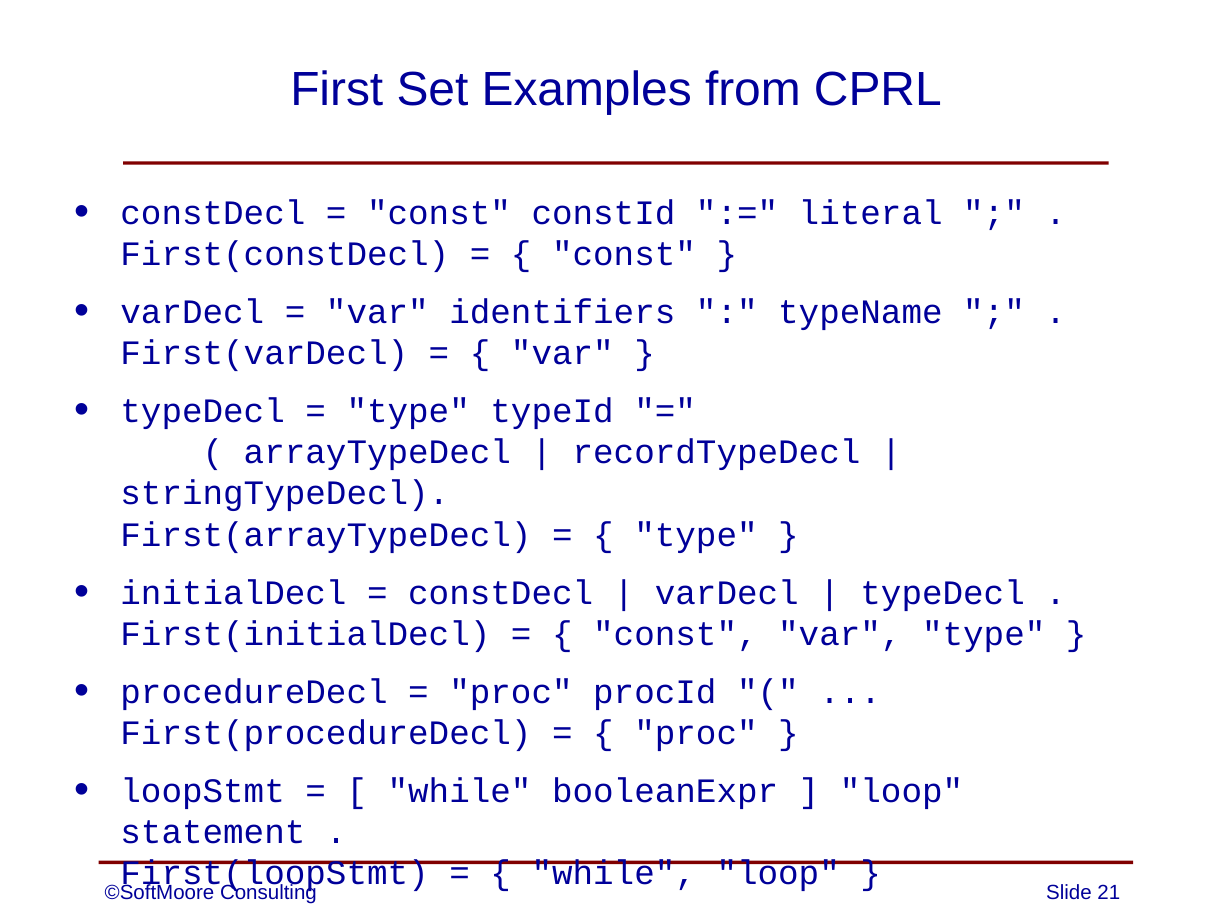
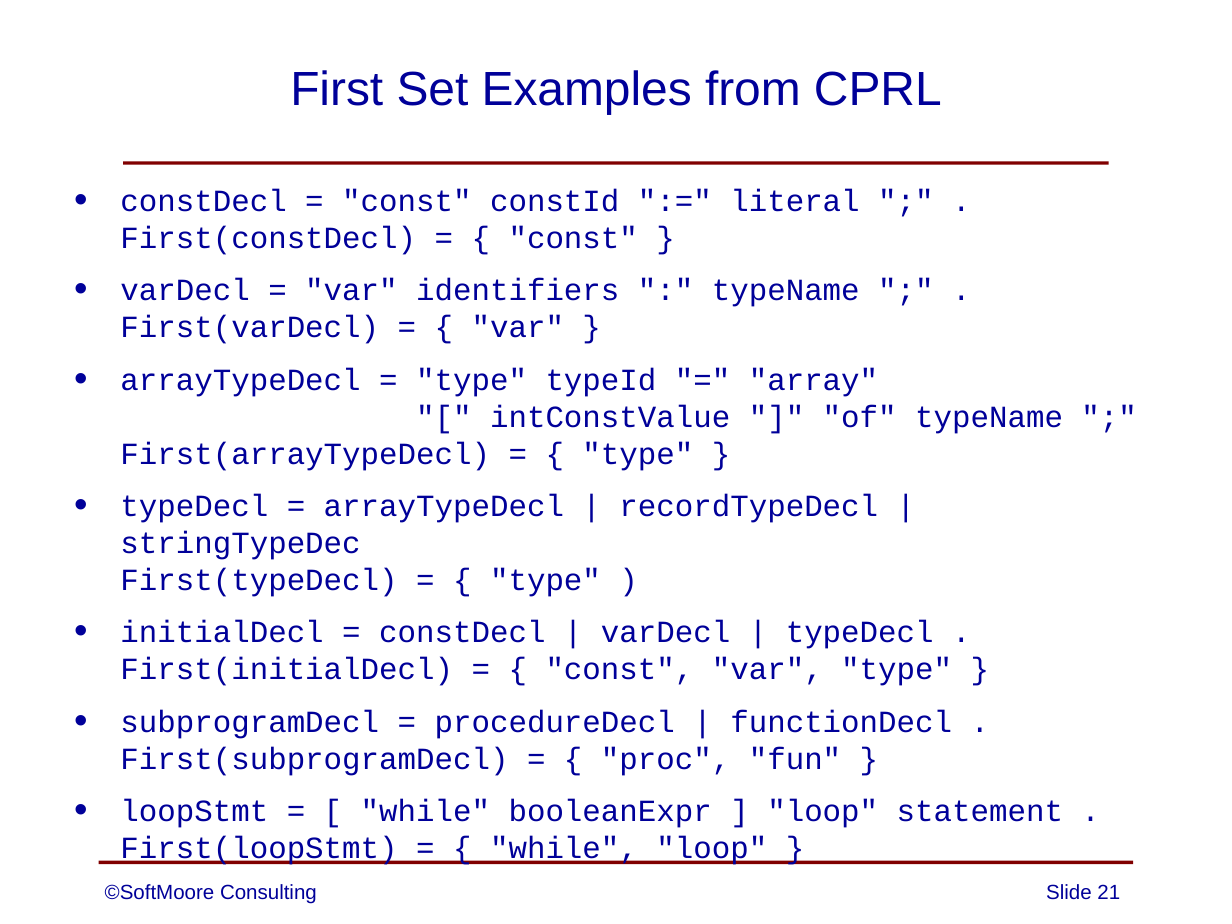
Before and after one commit to SoftMoore/CPRL-Java-4th, a slide deck: slide 21 of PowerPoints/06 - Syntax Analysis.pptx. Drawn at 1232x924 pixels with LibreOffice and Linux fonts; fonts in the diff are those of the drawing. Boxes give left, top, right and bottom in pixels: in the first picture for what was removed or moved away, otherwise in the second. Text is boxed around its words. In the diff, an @@ line names an element or a change of style, - is before the commit and + after.

Commit message:
minor corrections to one PowerPoint slide

```diff
--- a/PowerPoints/06 - Syntax Analysis.pptx
+++ b/PowerPoints/06 - Syntax Analysis.pptx
@@ text "constDecl = "const" constId ":=" ..." moved from (x1=120, y1=199, x2=1045, y2=844) to (x1=120, y1=189, x2=1063, y2=828) @@
@@ text at (x1=120, y1=189, x2=1063, y2=828): size 20 to 18 pt in "constDecl = "const" constId ":=" literal ";" ...", "varDecl = "var" identifiers ":" typeName ";" ...", "initialDecl = constDecl | varDecl | typeDecl ...", "loopStmt = [ "while" booleanExpr ] "loop" ..."; less space between paragraphs @@
@@ text at (x1=120, y1=368, x2=1063, y2=597): text changed; size 20 to 18 pt @@
-• typeDecl = "type" typeId "="
-  ( arrayTypeDecl | recordTypeDecl | stringTypeDecl).
-  First(arrayTypeDecl) = { "type" }
+• arrayTypeDecl = "type" typeId "=" "array"
+  "[" intConstValue "]" "of" typeName ";"
+  First(arrayTypeDecl) = { "type" }
+• typeDecl = arrayTypeDecl | recordTypeDecl | stringTypeDec
+  First(typeDecl) = { "type" )
@@ text at (x1=120, y1=710, x2=952, y2=776): text changed; size 20 to 18 pt @@
-• procedureDecl = "proc" procId "(" ...
-  First(procedureDecl) = { "proc" }
+• subprogramDecl = procedureDecl | functionDecl .
+  First(subprogramDecl) = { "proc", "fun" }
```
